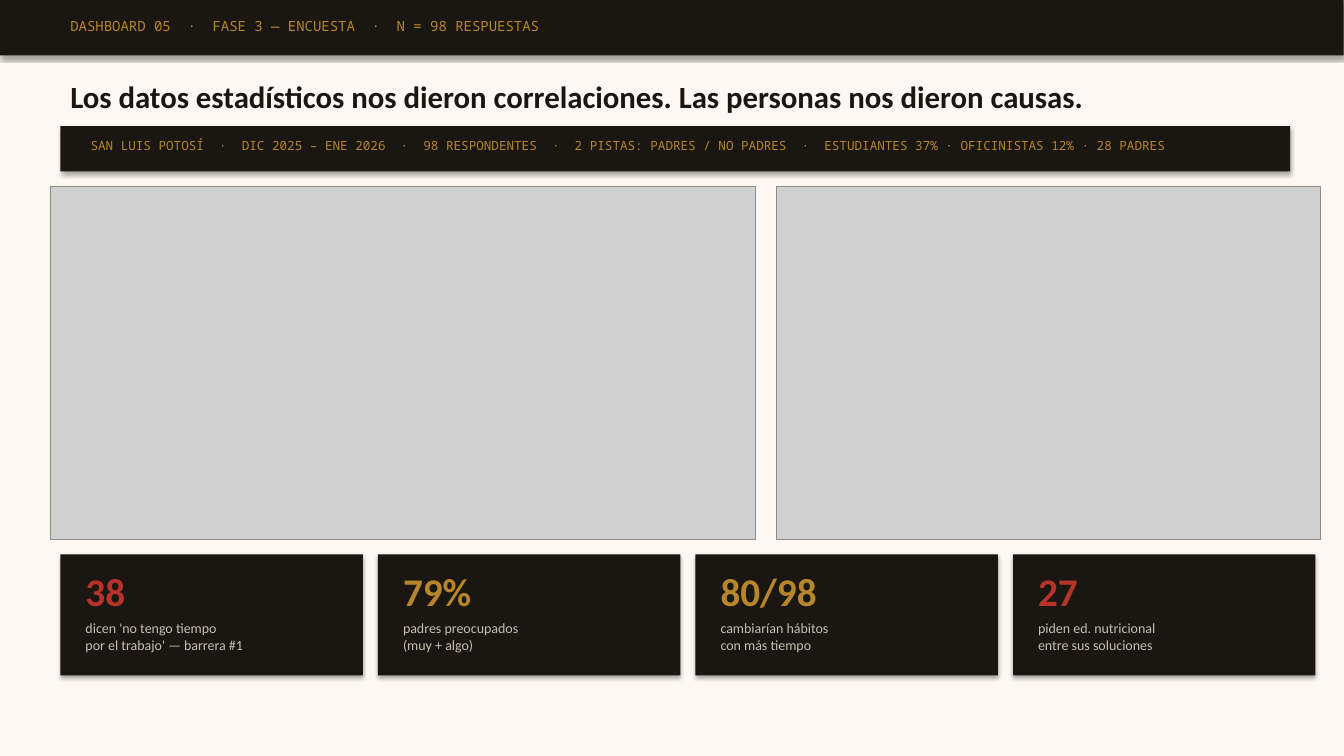
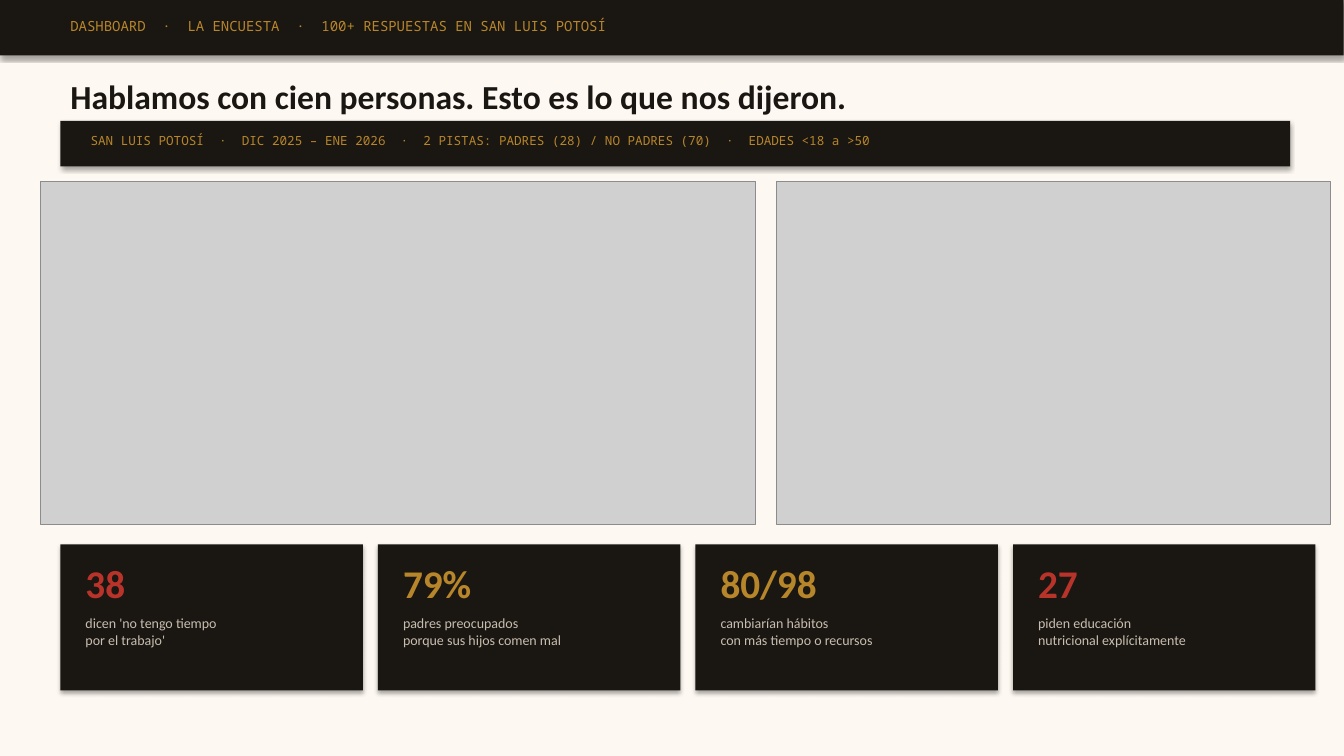
Before and after one commit to torrescarlos021/mit-liftlab-2026, a slide deck: slide 7 of mit-liftlab-2026/MIT_LiftLab_2026_Storytelling.pptx. Drawn at 1344x756 pixels with LibreOffice and Linux fonts; fonts in the diff are those of the drawing; grey boxes stand for pictures. Boxes give left, top, right and bottom in pixels: in the first picture for what was removed or moved away, otherwise in the second. Text is boxed around its words. In the diff, an @@ line names an element or a change of style, - is before the commit and + after.

```diff
--- a/mit-liftlab-2026/MIT_LiftLab_2026_Storytelling.pptx
+++ b/mit-liftlab-2026/MIT_LiftLab_2026_Storytelling.pptx
@@ text at (x1=70, y1=18, x2=606, y2=31): text changed @@
-DASHBOARD 05 · FASE 3 — ENCUESTA · N = 98 RESPUESTAS
+DASHBOARD · LA ENCUESTA · 100+ RESPUESTAS EN SAN LUIS POTOSÍ
@@ text at (x1=70, y1=85, x2=846, y2=115): text changed; size 22 to 24 pt @@
-Los datos estadísticos nos dieron correlaciones. Las personas nos dieron causas.
+Hablamos con cien personas. Esto es lo que nos dijeron.
@@ rectangle moved from (x1=60, y1=126, x2=1291, y2=171) to (x1=60, y1=121, x2=1291, y2=166) @@
@@ text at (x1=91, y1=133, x2=870, y2=147): text changed @@
-SAN LUIS POTOSÍ · DIC 2025 – ENE 2026 · 98 RESPONDENTES · 2 PISTAS: PADRES / NO PADRES · ESTUDIANTES 37% · OFICINISTAS 12% · 28 PADRES
+SAN LUIS POTOSÍ · DIC 2025 – ENE 2026 · 2 PISTAS: PADRES (28) / NO PADRES (70) · EDADES <18 a >50
@@ picture resized from (x1=50, y1=187, x2=756, y2=539) to (x1=40, y1=181, x2=756, y2=524) @@
@@ picture resized from (x1=776, y1=187, x2=1321, y2=539) to (x1=776, y1=181, x2=1331, y2=524) @@
@@ rectangle resized from (x1=60, y1=555, x2=363, y2=676) to (x1=60, y1=544, x2=363, y2=691) @@
@@ rectangle resized from (x1=378, y1=555, x2=681, y2=676) to (x1=378, y1=544, x2=681, y2=691) @@
@@ rectangle resized from (x1=696, y1=555, x2=998, y2=676) to (x1=696, y1=544, x2=998, y2=691) @@
@@ rectangle resized from (x1=1013, y1=555, x2=1316, y2=676) to (x1=1013, y1=544, x2=1316, y2=691) @@
@@ 4 texts moved together from (x1=85, y1=578, x2=1078, y2=608) to (x1=85, y1=570, x2=1078, y2=600) @@
@@ text at (x1=85, y1=618, x2=217, y2=648): text changed @@
-dicen 'no tengo tiempo
-por el trabajo' — barrera #1
+dicen 'no tengo tiempo
+por el trabajo'
@@ text at (x1=403, y1=618, x2=561, y2=648): text changed @@
-padres preocupados
-(muy + algo)
+padres preocupados
+porque sus hijos comen mal
@@ text at (x1=721, y1=618, x2=873, y2=647): text changed @@
-cambiarían hábitos
-con más tiempo
+cambiarían hábitos
+con más tiempo o recursos
@@ text at (x1=1038, y1=618, x2=1186, y2=648): text changed @@
-piden ed. nutricional
-entre sus soluciones
+piden educación
+nutricional explícitamente
```
Also in this commit, not shown: 6 other slides changed, 3 slides added, 3 slides removed, 1 other file.
